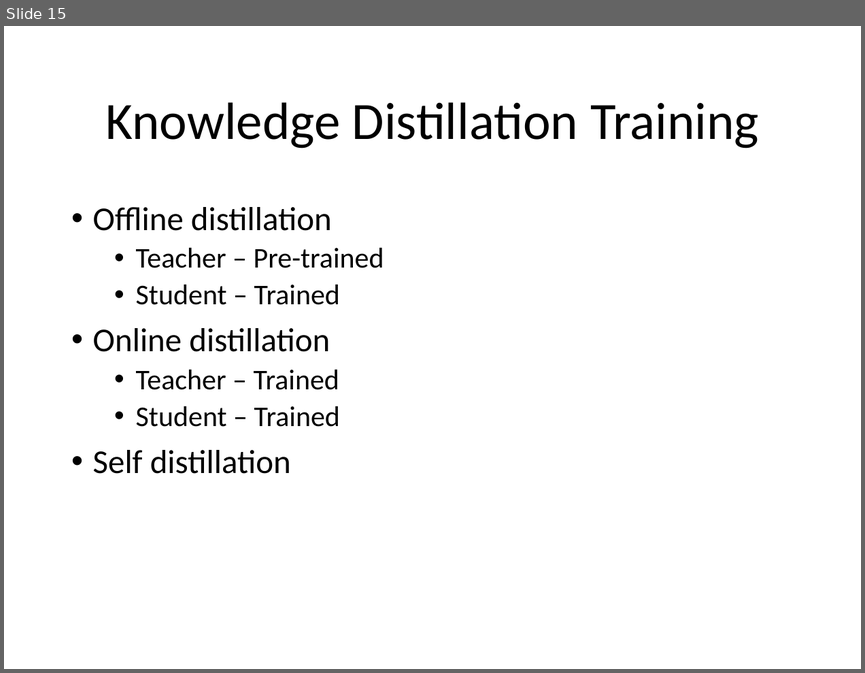
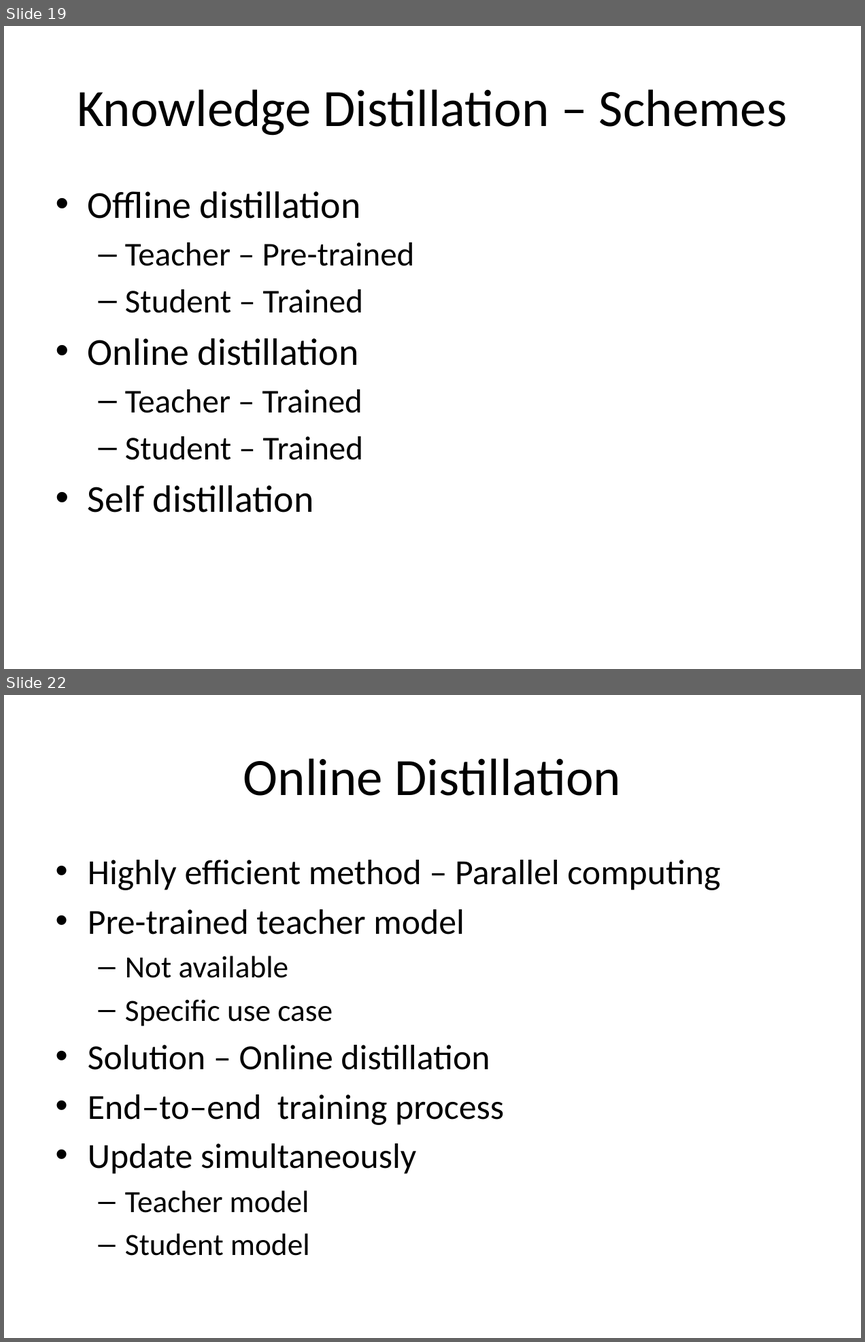
Before and after one commit to look4pritam/KnowledgeDistillation, a slide deck: Presentations/KnowledgeDistillation.pptx. Shown one above the other, each under a label of ours: slide 15 before the commit, slides 19 and 22 after it; the slides between them are not shown. The pictures are 865x673 and 865x1342 pixels, drawn with LibreOffice and Linux fonts; fonts in the diff are those of the drawing. Boxes give left, top, right and bottom in pixels: in the first picture for what was removed or moved away, otherwise in the second. Text is boxed around its words. In the diff, an @@ line names an element or a change of style, - is before the commit and + after.

```diff
--- a/Presentations/KnowledgeDistillation.pptx
+++ b/Presentations/KnowledgeDistillation.pptx
@@ slide 22 added at (4, 695, 861, 1338), background #FFFFFF @@
@@ title added at (243, 758, 621, 796), 44 pt, text #000000 @@
+Online Distillation
@@ text added at (88, 860, 720, 1255), 29.6 pt, text #000000 @@
+• Highly efficient method – Parallel computing
+• Pre-trained teacher model
+  – Not available
+  – Specific use case
+• Solution – Online distillation
+• End–to–end training process
+• Update simultaneously
+  – Teacher model
+  – Student model
@@ what was slide 15 is now slide 19 @@
@@ slide 19 changed as well @@
@@ title at (77, 89, 787, 135): text changed @@
-Knowledge Distillation Training
+Knowledge Distillation – Schemes
@@ text "Offline distillation": place and size @@
-text "Offline distillation" at (93, 207, 384, 473)
+text "Offline distillation" at (88, 191, 415, 512)
@@ text "Offline distillation" at (88, 191, 415, 512): size 28 to 32 pt in "Offline distillation", "Online distillation", "Self distillation"; size 24 to 28 pt in "Teacher – Pre-trained", "Student – Trained", "Teacher – Trained", "Student – Trained"; indent changed; line spacing 0.9 to 1; less space between paragraphs; bullet • to – @@
```
Also in this commit, not shown: 9 other slides changed, 16 other slides added, 12 slides removed.
